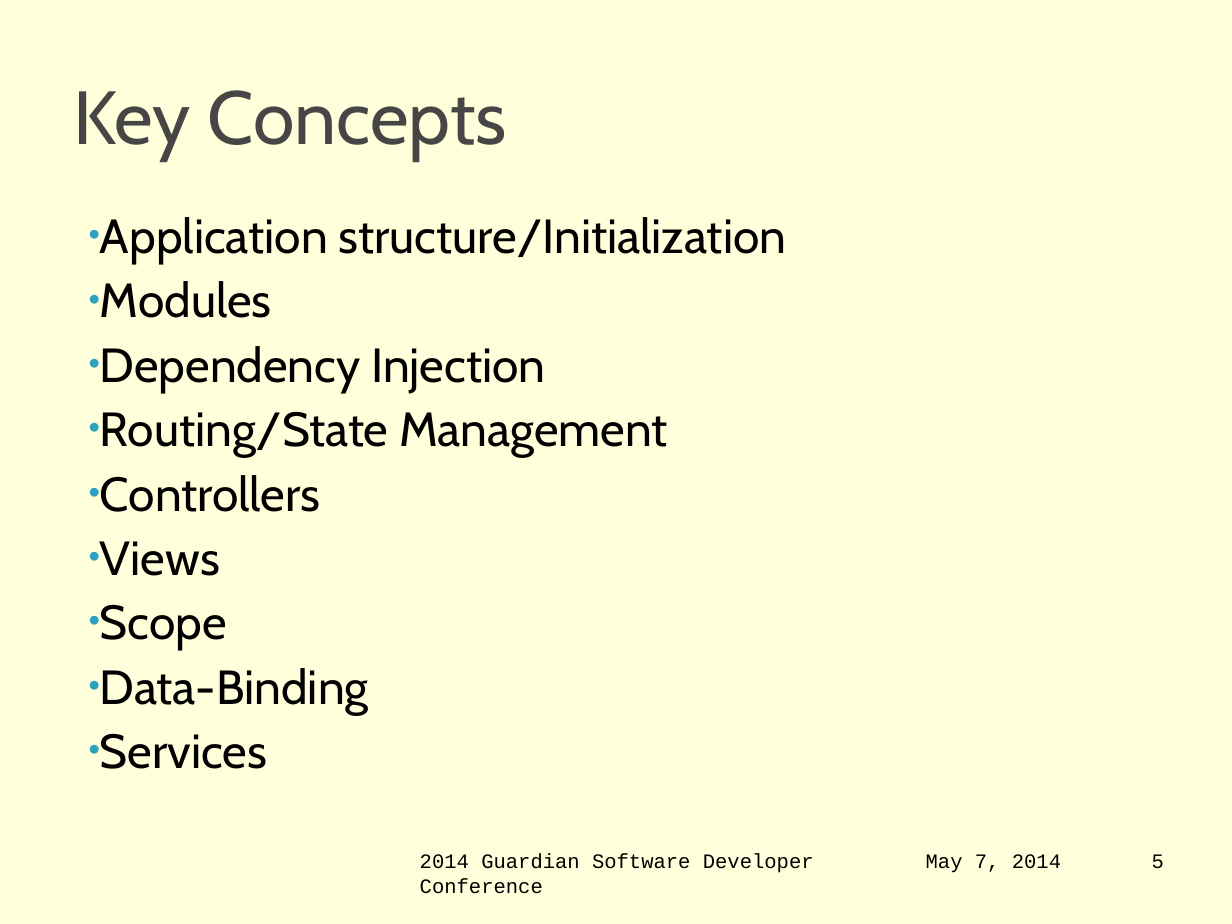
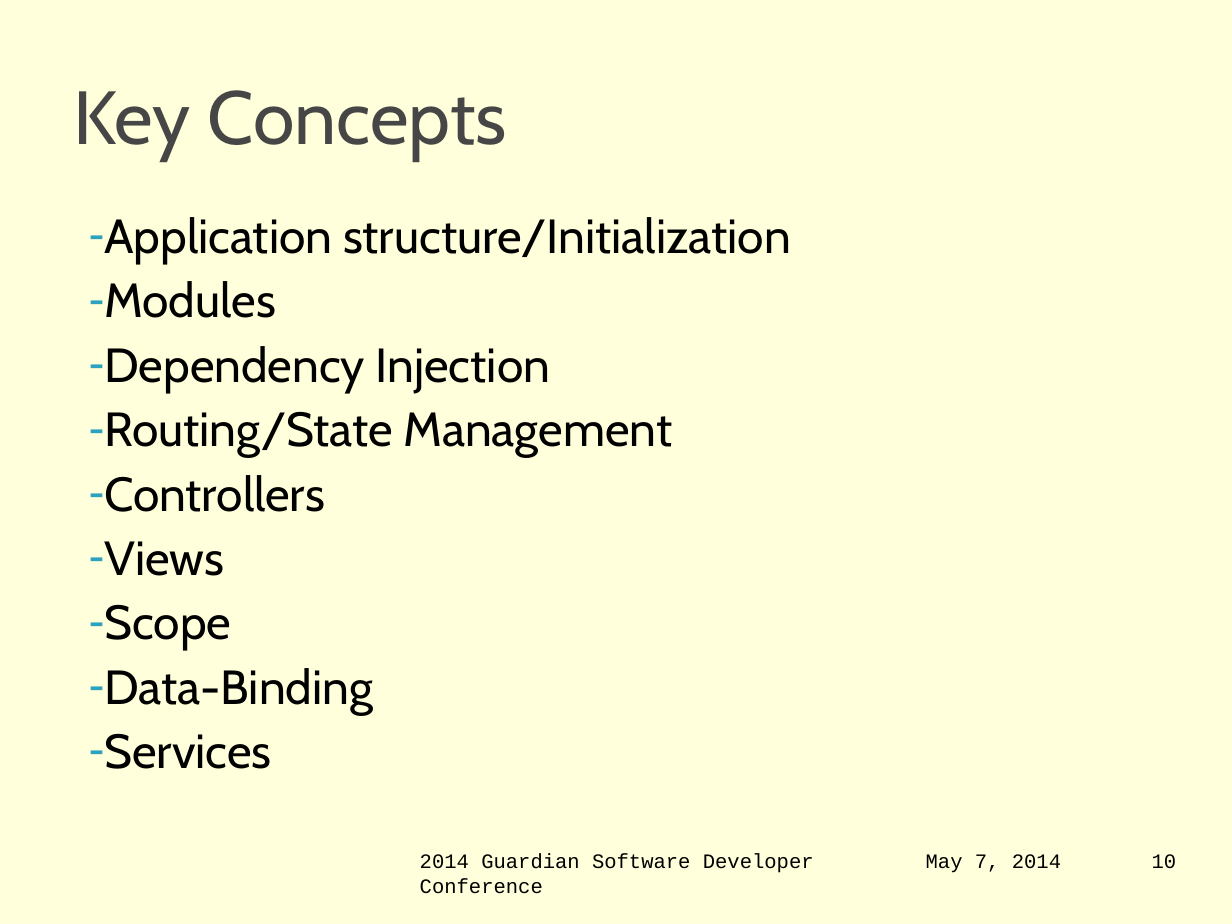
Before and after one commit to jbellmore/GSDC-2014-AngularJS, a slide deck: slide 10 of intro-to-angular-js.pptx (slide 5 before the commit). Drawn at 1232x924 pixels with LibreOffice and Linux fonts; fonts in the diff are those of the drawing; background and template pictures are left out. Boxes give left, top, right and bottom in pixels: in the first picture for what was removed or moved away, otherwise in the second. Text is boxed around its words. In the diff, an @@ line names an element or a change of style, - is before the commit and + after.

Commit message:
Almost done with the slide deck, also added application lifecycles Visio for traditional and SPA web apps

```diff
--- a/intro-to-angular-js.pptx
+++ b/intro-to-angular-js.pptx
@@ text "Application structure/Initialization" at [104,217,791,769]: bullet • to ‐ @@
@@ page number at [1152,854,1177,869]: text changed @@
-5
+10
```
Also in this commit, not shown: 4 other slides changed, 6 slides added, 1 other file.
